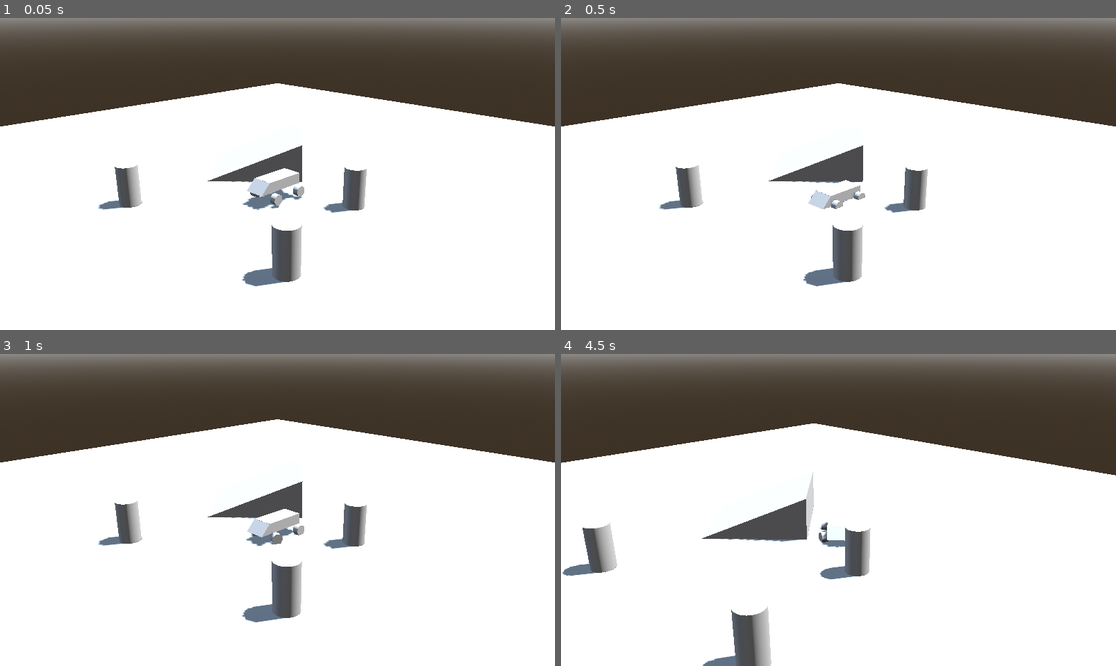
Above: before the commit, frames 1-4 (two rows, left to right).
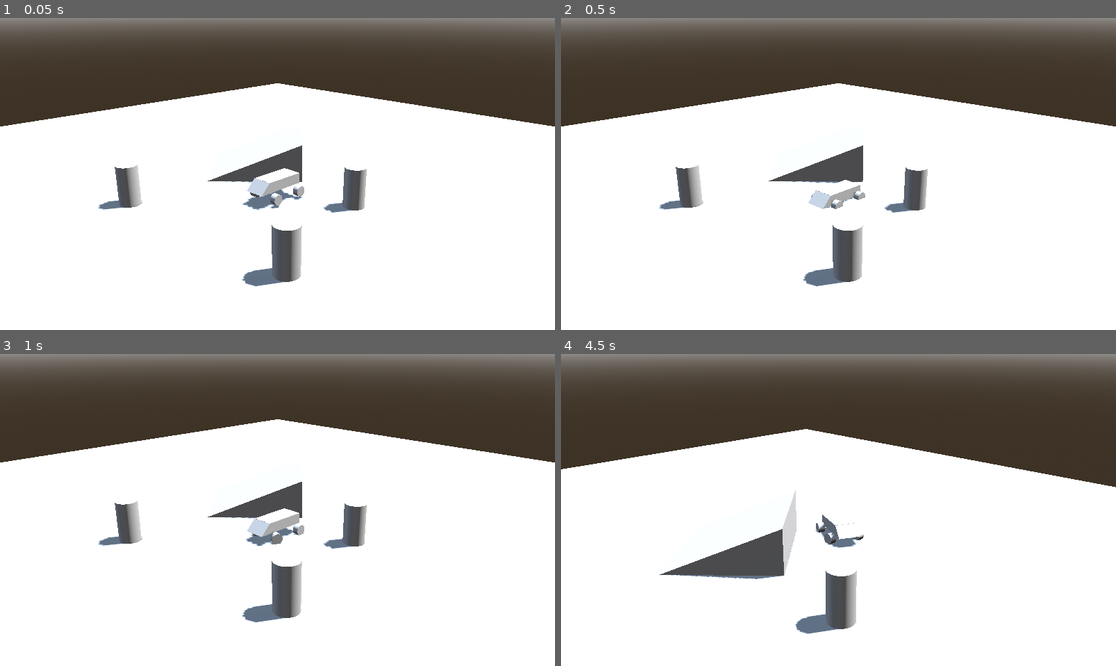
Above: after the commit, the same moments.

Repository: timo-eberl/bugdriver3d
Game: Godot game, scene res://Scenes/main.tscn
Two runs of this game, one before a commit and one after it. Both use one fixed random seed, a clock stepped at 60 frames per second and the inputs below.
Inputs:
- Up to frame 1 (0.05 s): no input
- Up to frame 2 (0.5 s): no input
- Up to frame 3 (1 s): hold D (turn_right) from 0.53 s (still down)
- Up to frame 4 (4.5 s): release D (turn_right) at 1.28 s; hold S (reverse) 1.28-2.03 s; hold D (turn_right) 2.03-2.78 s; hold W (accelerate) 2.78-3.53 s; hold A (turn_left) from 3.53 s (still down)

Frame 1 is identical in both runs. In frame 2, less than 0.1% of the frame differs, in the area x 44-55%, y 51-62%; in frame 3, less than 0.1%; in frame 4, 10%, in the area x 0-100%, y 22-100%.

Commit message:
change physics engine to jolt

Diff:
--- a/Scenes/bus.tscn
+++ b/Scenes/bus.tscn
@@ -22,9 +22,7 @@
 
 [node name="Body" type="VehicleBody3D" parent="."]
 transform = Transform3D(1, 0, 0, 0, 1, 0, 0, 0, 1, 0, 0.5, 0)
-mass = 80.0
 script = ExtResource("1_43mbl")
-engine_force_value = 80.0
 
 [node name="MeshInstance3D" type="MeshInstance3D" parent="Body"]
 mesh = SubResource("BoxMesh_6hovg")
--- a/Scenes/main.tscn
+++ b/Scenes/main.tscn
@@ -55,9 +55,9 @@
 mesh = SubResource("PlaneMesh_7u77a")
 
 [node name="StaticBody3D" type="StaticBody3D" parent="Floor"]
-transform = Transform3D(1, 0, 0, 0, 1, 0, 0, 0, 1, 0, -0.34406924, 0)
 
 [node name="CollisionShape3D" type="CollisionShape3D" parent="Floor/StaticBody3D"]
+transform = Transform3D(1, 0, 0, 0, 1, 0, 0, 0, 1, 0, -0.33, 0)
 shape = SubResource("BoxShape3D_jjgbg")
 
 [node name="BusBase" parent="." instance=ExtResource("1_jjgbg")]
--- a/project.godot
+++ b/project.godot
@@ -38,6 +38,10 @@
 ]
 }
 
+[physics]
+
+3d/physics_engine="Jolt Physics"
+
 [rendering]
 
 renderer/rendering_method="gl_compatibility"
